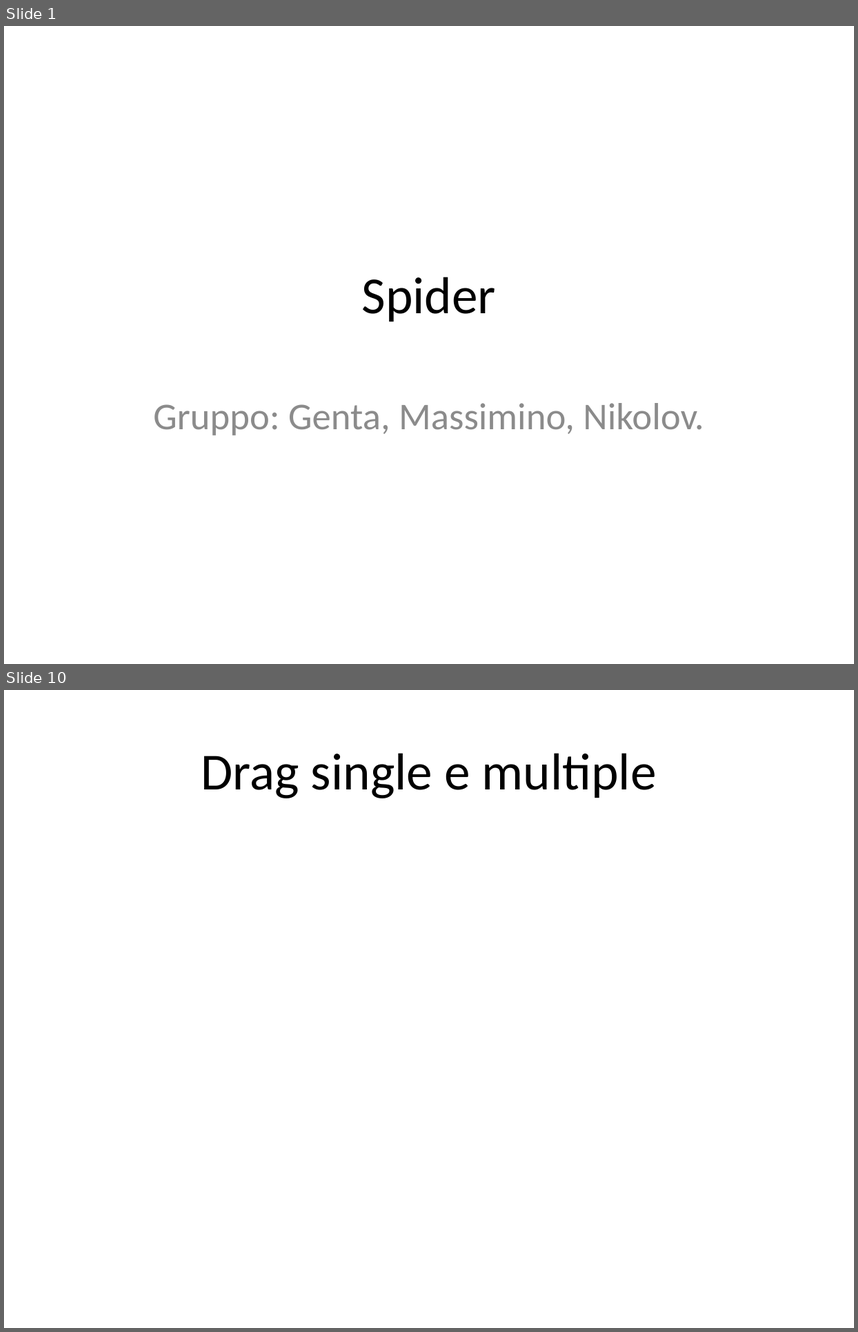
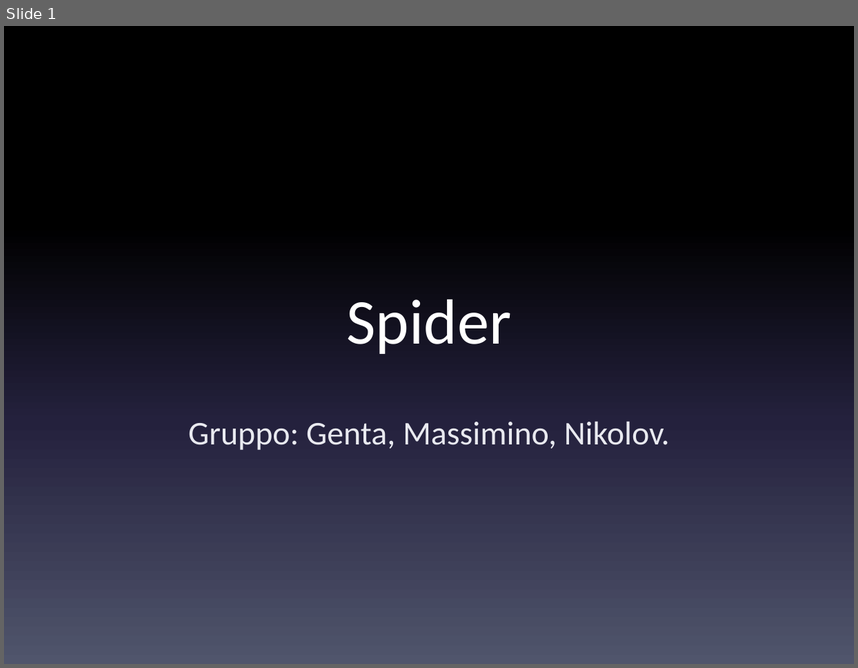
Before and after one commit to danielegenta/ProjectTPSI_Spider, a slide deck: Presentazione_Spider.pptx. Shown one above the other, each under a label of ours: slides 1 and 10 before the commit, slide 1 after it; the slides between them are not shown. The pictures are 858x1332 and 858x668 pixels, drawn with LibreOffice and Linux fonts; fonts in the diff are those of the drawing. Boxes give left, top, right and bottom in pixels: in the first picture for what was removed or moved away, otherwise in the second. Text is boxed around its words. In the diff, an @@ line names an element or a change of style, - is before the commit and + after.

```diff
--- a/Presentazione_Spider.pptx
+++ b/Presentazione_Spider.pptx
@@ slide 10 removed at bbox=[4, 690, 854, 1328], background #FFFFFF @@
@@ title removed at bbox=[201, 753, 657, 798] @@
-Drag single e multiple
@@ slide 1 changed as well @@
@@ background #FFFFFF to gradient #000000 to #24213E to #51566D @@
@@ title "Spider" at bbox=[347, 299, 512, 354]: size 44 to 54 pt, text colour #000000 to #FFFFFF; vertical alignment middle to bottom @@
@@ subtitle "Gruppo: Genta, Massimino, Nikolov." at bbox=[188, 421, 670, 450]: size 32 to 28 pt, text colour #8C8C8C to #E9EAF0; line spacing 1 to 1.5 @@
```
Also in this commit, not shown: 7 other slides changed, 9 slides added, 10 other slides removed.
